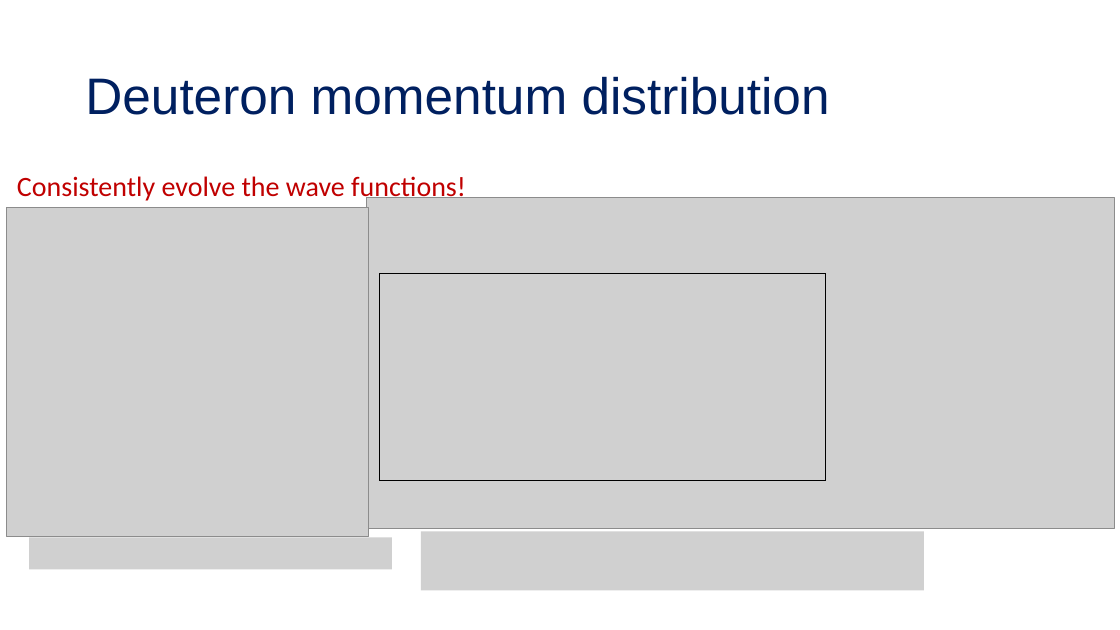
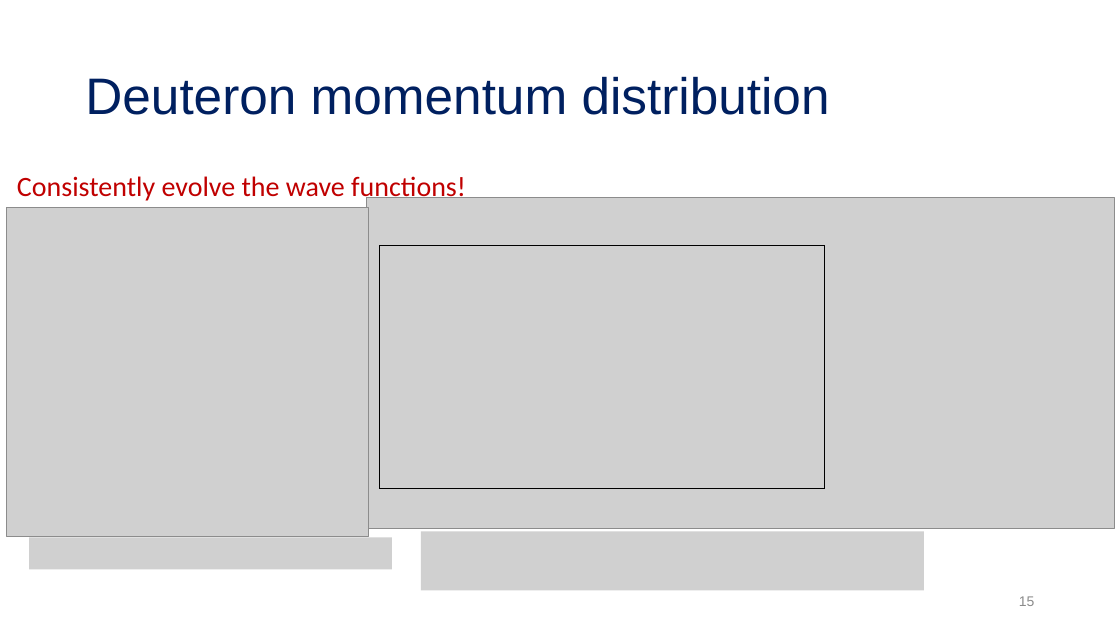
Before and after one commit to tropiano4/tropiano-srg, a slide deck: slide 15 of Presentations/DNP_October2020/tropiano_dnp_october2020.pptx. Drawn at 1120x630 pixels with LibreOffice and Linux fonts; fonts in the diff are those of the drawing; grey boxes stand for pictures. Boxes give left, top, right and bottom in pixels: in the first picture for what was removed or moved away, otherwise in the second. Text is boxed around its words. In the diff, an @@ line names an element or a change of style, - is before the commit and + after.

```diff
--- a/Presentations/DNP_October2020/tropiano_dnp_october2020.pptx
+++ b/Presentations/DNP_October2020/tropiano_dnp_october2020.pptx
@@ picture resized from (x1=380, y1=274, x2=826, y2=481) to (x1=380, y1=245, x2=825, y2=489) @@
@@ page number added at (x1=1019, y1=596, x2=1035, y2=606), 12 pt, text #8C8C8C @@
+15
```
Also in this commit, not shown: 22 other slides changed.
